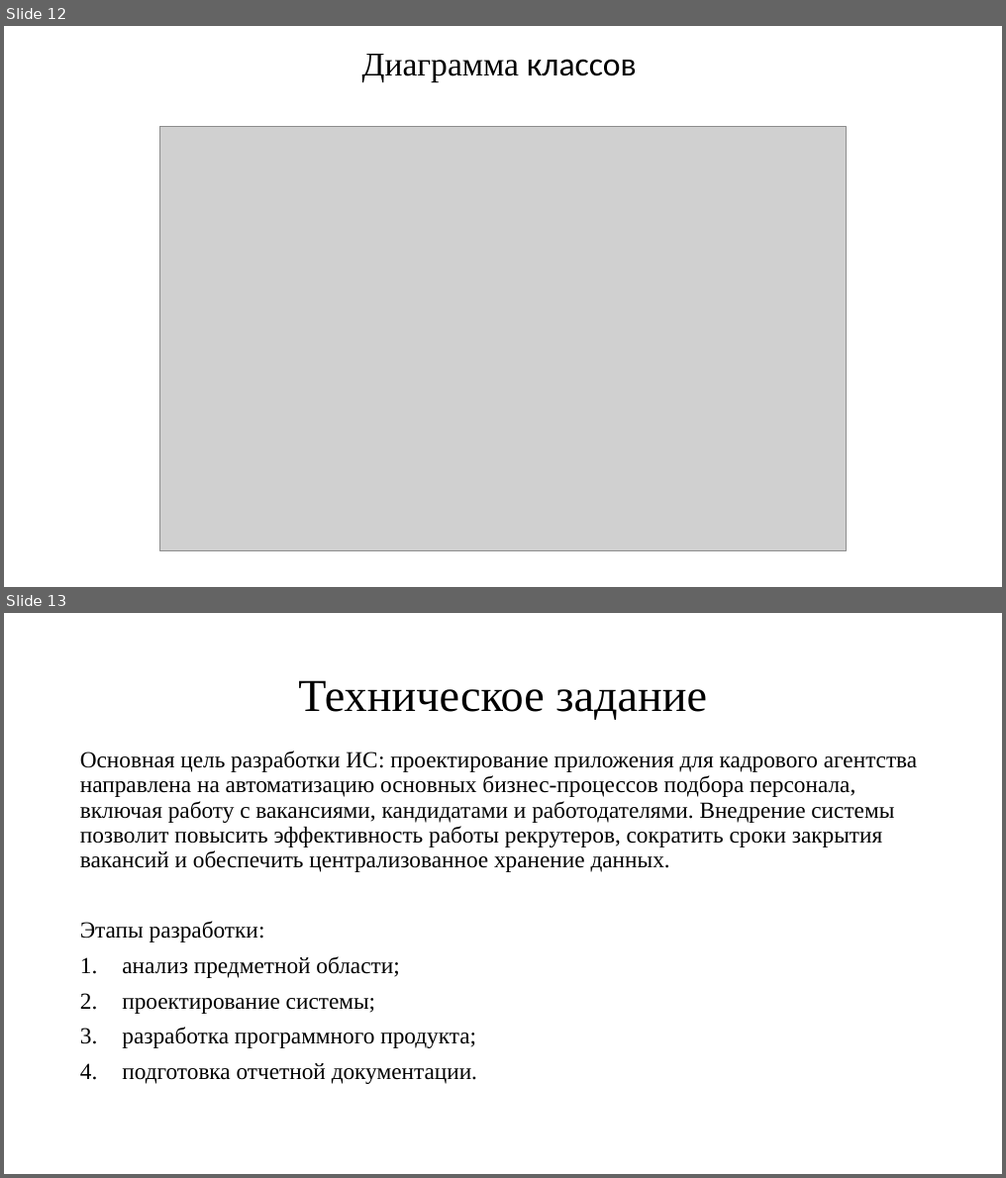
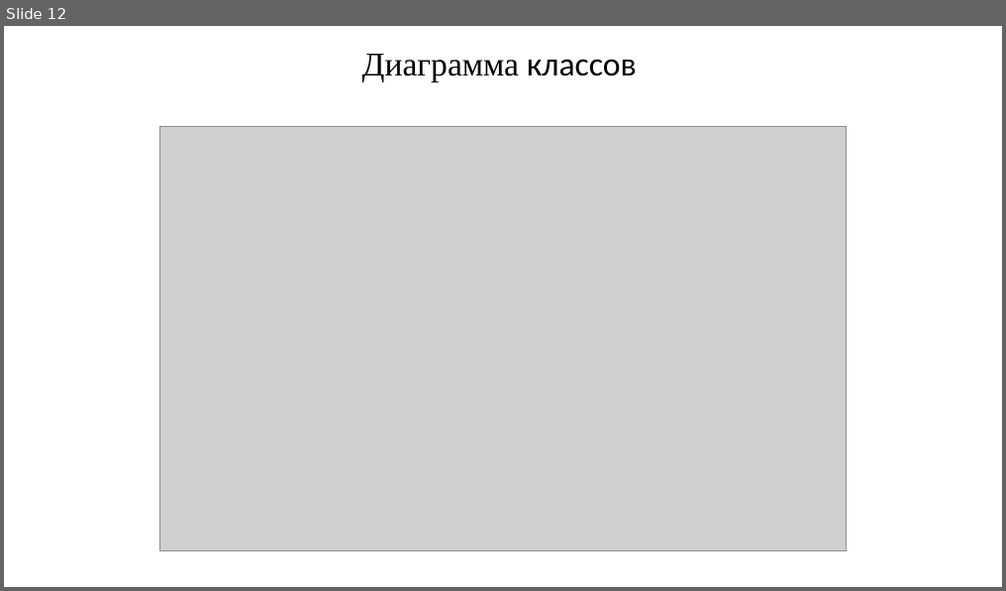
Before and after one commit to Regdal-cyber/Coursework, a slide deck: Курсовой_проект.pptx. Shown one above the other, each under a label of ours: slides 12 and 13 before the commit, slide 12 after it. The pictures are 1006x1178 and 1006x591 pixels, drawn with LibreOffice and Linux fonts; fonts in the diff are those of the drawing; grey boxes stand for pictures. Boxes give left, top, right and bottom in pixels: in the first picture for what was removed or moved away, otherwise in the second. Text is boxed around its words. In the diff, an @@ line names an element or a change of style, - is before the commit and + after.

```diff
--- a/Курсовой_проект.pptx
+++ b/Курсовой_проект.pptx
@@ slide 13 removed at [4, 613, 1002, 1174], background #FFFFFF @@
@@ title removed at [298, 680, 707, 720] @@
-Техническое задание
@@ text removed at [80, 751, 917, 1084] @@
-Основная цель разработки ИС: проектирование приложения для кадрового агентства направлена на автоматизацию основных бизнес-процессов подбора персонала, включая работу с вакансиями, кандидатами и работодателями. Внедрение системы позволит повысить эффективность работы рекрутеров, сократить сроки закрытия вакансий и обеспечить централизованное хранение данных.
-Этапы разработки:
-1. анализ предметной области;
-2. проектирование системы;
-3. разработка программного продукта;
-4. подготовка отчетной документации.
```
